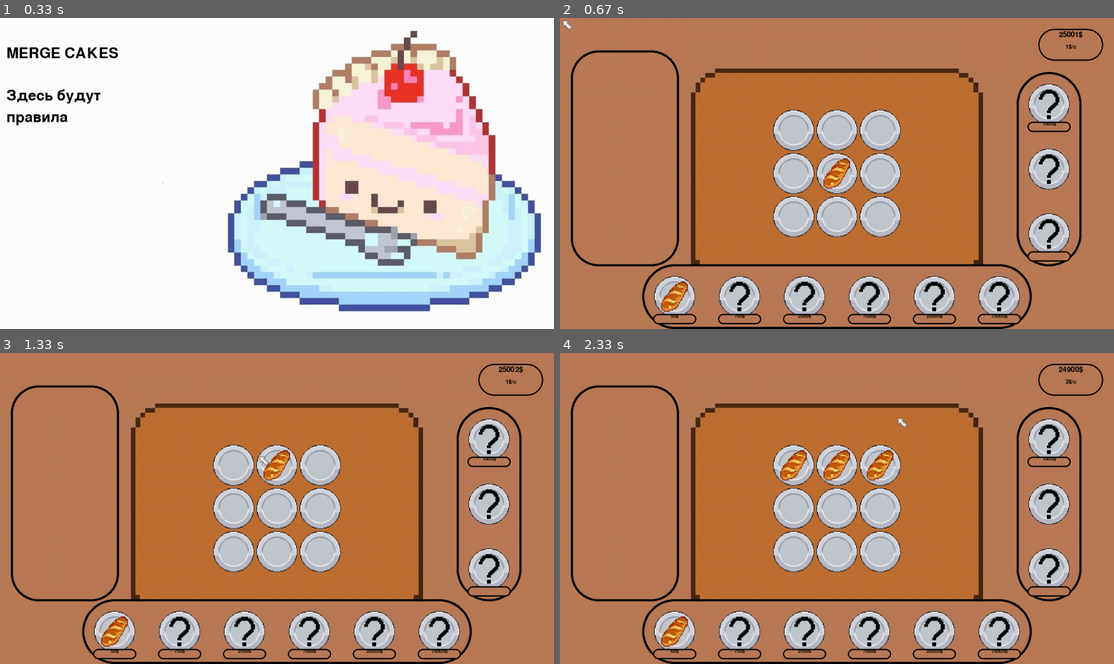
Above: before the commit, frames 1-4 (two rows, left to right).
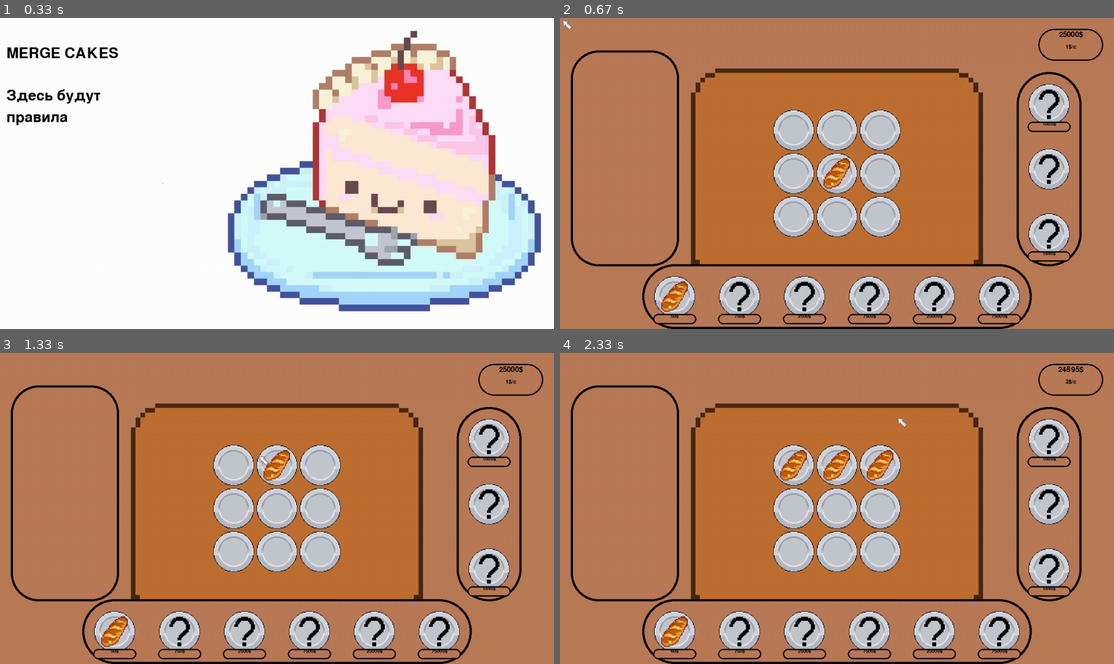
Above: after the commit, the same moments.

Repository: Krivnik/Pygame-Project
Game: pygame game, started from Main.py
Same seed, same stepped clock (60 frames per second), same inputs: the game is played once before the commit and once after it.
Inputs (mouse positions are in pixels of both pictures, inside the frame that each line leads up to):
- Up to frame 1 (0.33 s): no input
- Up to frame 2 (0.67 s): click (837, 173) at 0.38 s
- Up to frame 3 (1.33 s): press the mouse at (487, 567) at 0.7 s; move the mouse to (409, 576) at 0.8 s; release the mouse at (326, 586) at 0.93 s; press the mouse at (277, 508) at 1.03 s; move the mouse to (265, 483) at 1.13 s; release the mouse at (260, 455) at 1.27 s
- Up to frame 4 (2.33 s): press the mouse at (870, 632) at 1.37 s; move the mouse to (759, 511) at 1.47 s; release the mouse at (654, 393) at 1.6 s; press the mouse at (676, 632) at 1.7 s; move the mouse to (737, 620) at 1.8 s; release the mouse at (798, 608) at 1.93 s; press the mouse at (676, 632) at 2.03 s; move the mouse to (787, 524) at 2.13 s; release the mouse at (897, 418) at 2.27 s

Frame 1 is identical in both runs. In frame 2, less than 0.1% of the frame differs, in the area x 87-95%, y 4-77%; in frame 3, less than 0.1%; in frame 4, less than 0.1%.

Commit message:
Adding second boost

Diff:
--- a/Main.py
+++ b/Main.py
@@ -227,9 +227,9 @@
                         self.price = int(self.price * 1.1)
                         return
                     if row == len(b.board) - 1 and cell == len(b.board[row]) - 1:
-                        print('ВСЕ КЛЕТКИ ЗАНЯТЫ')  # Это будет выводиться на экран
+                        print('ВСЕ КЛЕТКИ ЗАНЯТЫ')
         else:
-            print('НЕДОСТАТОЧНО СРЕДСТВ')  # Это тоже
+            print('НЕДОСТАТОЧНО СРЕДСТВ')
 
     def update_enabled(self):
         if not self.enabled:
@@ -247,11 +247,11 @@
         self.type = t
         if self.type == 1:
             self.lvl = 1
-            self.price = [0, 1000, 7500, 25000, -1][self.lvl]
+            self.price = 1000
         elif self.type == 2:
             pass
         elif self.type == 3:
-            pass
+            self.price = int(sum([sh_b.price for sh_b in shop_buttons_group]) / 6 / 10)
         self.message = f'СНАЧАЛА ОТКРОЙ ПИРОГ {self.type + 3} УРОВНЯ'
         self.enabled = False
         self.image = load_image(f'locked_cell.png')
@@ -261,7 +261,7 @@
         self.rect.y = 150 + (self.type - 1) * 150
 
     def click(self):
-        global balance
+        global balance, x3boost_counter
         if self.type == 1:
             if self.price <= balance and self.lvl < 4:
                 if self.lvl % 2 != 0:
@@ -278,7 +278,13 @@
         elif self.type == 2:
             pass
         elif self.type == 3:
-            pass
+            if self.price <= balance and x3boost_counter % 300 == 0:
+                x3boost_counter += 1
+                balance -= self.price
+            elif x3boost_counter % 18000 != 0:
+                print('БУСТ УЖЕ ДЕЙСТВУЕТ')
+            else:
+                print('НЕДОСТАТОЧНО СРЕДСТВ')
 
     def update_enabled(self):
         if not self.enabled:
@@ -288,6 +294,10 @@
                         self.enabled = True
                         self.image = load_image(f'boost_cell{str(self.type)}.png')
                         create_particles((self.rect.x + 50, self.rect.y + 50))
+
+        if self.type == 3:
+            self.price = int(sum([sh_b.price for sh_b in shop_buttons_group]) / 6 / 10)  # Я не знаю,
+            # куда еще можно закинуть это обновление цены
 
 
 class Particle(pygame.sprite.Sprite):
@@ -341,6 +351,7 @@
     render_environment()
 
     counter = 0
+    x3boost_counter = 0
     running = True
     moving = False
     while running:
@@ -359,7 +370,7 @@
                         if btn.enabled:
                             btn.click()
                         else:
-                            print(btn.message)  # Это тоже будет выводиться на экран
+                            print(btn.message)
             elif event.type == pygame.MOUSEBUTTONUP:
                 if moving:
                     for cookie in collided_cookies:
@@ -380,33 +391,41 @@
         buttons_group.draw(screen)
         price_panels_group.draw(screen)
 
+        font = pygame.font.SysFont('segoe script', 16)
+
         cookies_price = [f'{sh_b.price}$' for sh_b in shop_buttons_group]
-        boost1 = [boost for boost in boost_buttons_group if boost.type == 1][0]
-        boost1_price = ['0$', '1000$', '7500$', '25000$', 'макс. ур.'][boost1.lvl]
-        font = pygame.font.SysFont('segoe script', 16)  # Шрифт не конечный
-        text_coord = 215
+        text_coord1 = 215
         for line in cookies_price:
             string_rendered = font.render(line, True, 'black')
             intro_rect = string_rendered.get_rect()
-            intro_rect.y = 685  # Зависит от шрифта
-            text_coord += (50 - intro_rect.width / 2)
-            intro_rect.x = text_coord
+            intro_rect.y = 685
+            text_coord1 += (50 - intro_rect.width / 2)
+            intro_rect.x = text_coord1
             screen.blit(string_rendered, intro_rect)
-            text_coord += 100 + intro_rect.width / 2
-
-        string_rendered = font.render(boost1_price, True, 'black')
-        intro_rect = string_rendered.get_rect()
-        intro_rect.x = 1080 + (50 - intro_rect.width / 2)
-        intro_rect.y = 240
-        screen.blit(string_rendered, intro_rect)
+            text_coord1 += 100 + intro_rect.width / 2
+
+        boost1 = [boost for boost in boost_buttons_group if boost.type == 1][0]
+        boost1_price = ['0$', '1000$', '7500$', '25000$', 'макс. ур.'][boost1.lvl]
+        boost3 = [boost for boost in boost_buttons_group if boost.type == 3][0]
+        boost3_price = f'{boost3.price}$'
+        text_coord2 = -60
+        for prc in [boost1_price, boost3_price]:
+            string_rendered = font.render(prc, True, 'black')
+            intro_rect = string_rendered.get_rect()
+            intro_rect.x = 1080 + (50 - intro_rect.width / 2)
+            text_coord2 += 300
+            intro_rect.y = text_coord2
+            screen.blit(string_rendered, intro_rect)
 
         balance_text = [f'{balance}$', f'{sum([c.income for c in cookies_group])}$/c']
+        if x3boost_counter % 300 != 0:
+            balance_text[1] = f'{3 * sum([c.income for c in cookies_group])}$/c'
         font_size = 30
         text_coord = 0
         for line in balance_text:
-            font_size -= 5  # Согласен, структура дебильная, но как сказал один великий лентяй:
-            text_coord += 30  # "Итак сойдет"
-            font = pygame.font.SysFont('segoe script', font_size)  # Шрифт не конечный
+            font_size -= 5
+            text_coord += 30
+            font = pygame.font.SysFont('segoe script', font_size)
             string_rendered = font.render(line, True, 'black')
             intro_rect = string_rendered.get_rect()
             intro_rect.y = text_coord
@@ -418,10 +437,15 @@
         if cur.visible:
             cur_group.draw(screen)
         pygame.display.flip()
-        if counter % 60 == 0:  # Я не понимаю, почему так происходит,
-            # но если поставить 120, то прибыль будет приходить раз в 2 секунды
-            # (Возможно на мониторе со 120 Гц картина будет другая)
-            balance += sum([c.income for c in cookies_group])
+        if counter % 54 == 0:  # я не знаю почему, но у меня значение такое
+            if x3boost_counter % 300 != 0:
+                balance += 3 * sum([c.income for c in cookies_group])
+                x3boost_counter += 1
+                print(x3boost_counter)
+            elif x3boost_counter % 300 == 0:
+                pass
+            else:
+                balance += sum([c.income for c in cookies_group])
         counter += 1
         pygame.time.Clock().tick(120)
     pygame.quit()
